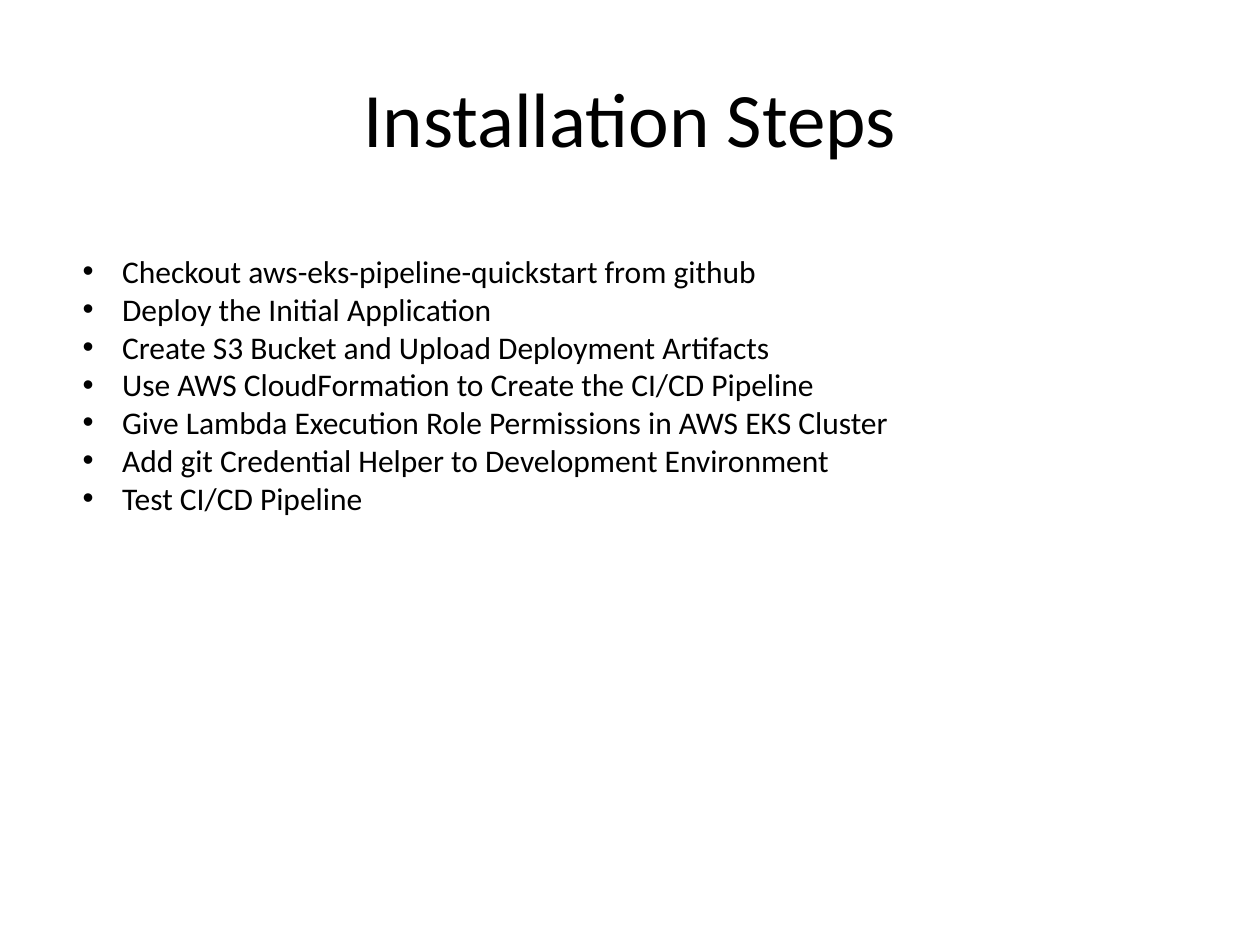
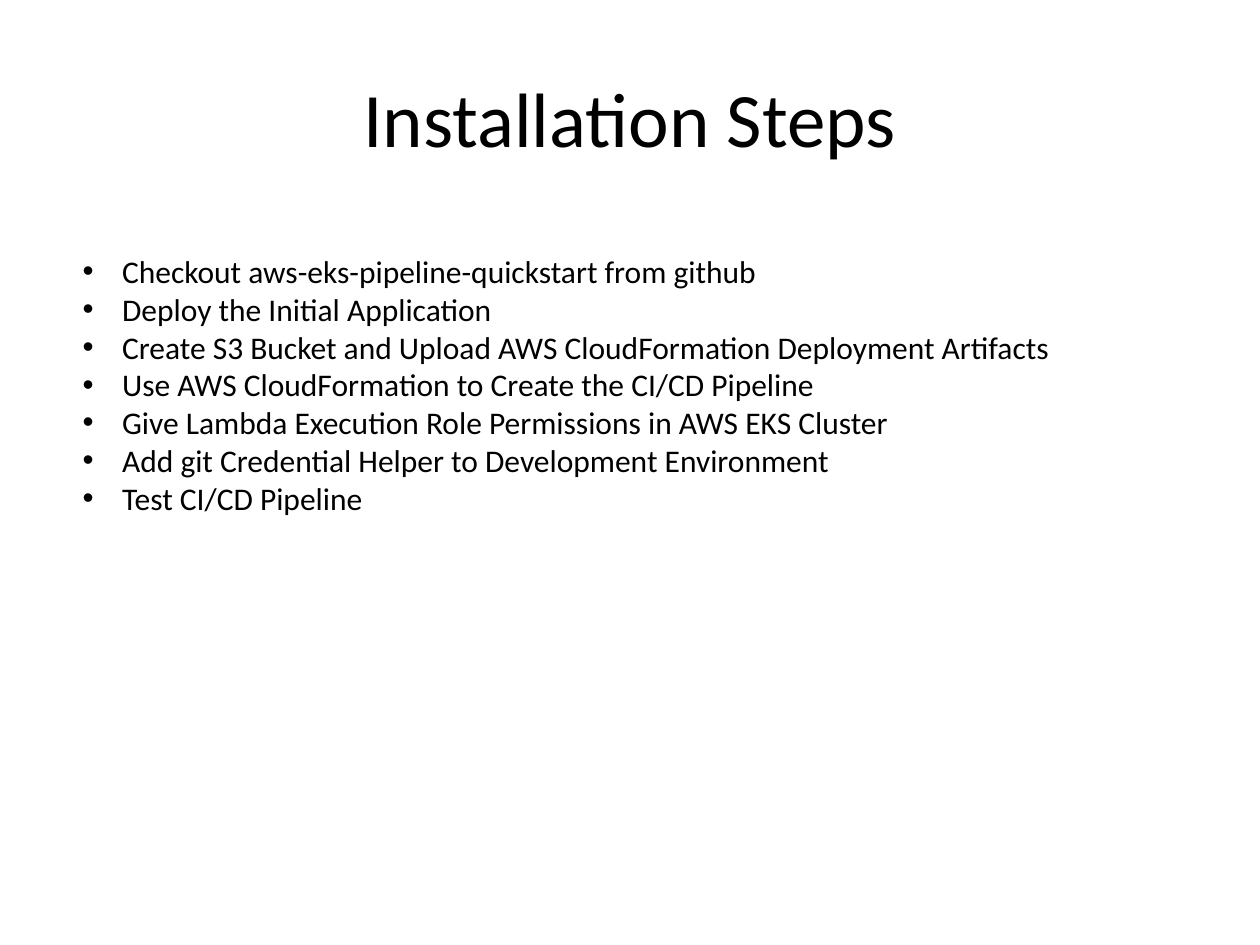
Before and after one commit to kskalvar/aws-eks-pipeline-quickstart, a slide deck: slide 9 of slides/AWS-Public-Summit-EKS-Pipeline-QuickStart.pptx. Drawn at 1260x945 pixels with LibreOffice and Linux fonts; fonts in the diff are those of the drawing; background and template pictures are left out. Boxes give left, top, right and bottom in pixels: in the first picture for what was removed or moved away, otherwise in the second. Text is boxed around its words. In the diff, an @@ line names an element or a change of style, - is before the commit and + after.

Commit message:
Updated AWS Public Summit Slides

```diff
--- a/slides/AWS-Public-Summit-EKS-Pipeline-QuickStart.pptx
+++ b/slides/AWS-Public-Summit-EKS-Pipeline-QuickStart.pptx
@@ text at <box>122,337,1049,364</box>: text changed @@
-• Create S3 Bucket and Upload Deployment Artifacts
+• Create S3 Bucket and Upload AWS CloudFormation Deployment Artifacts
```
